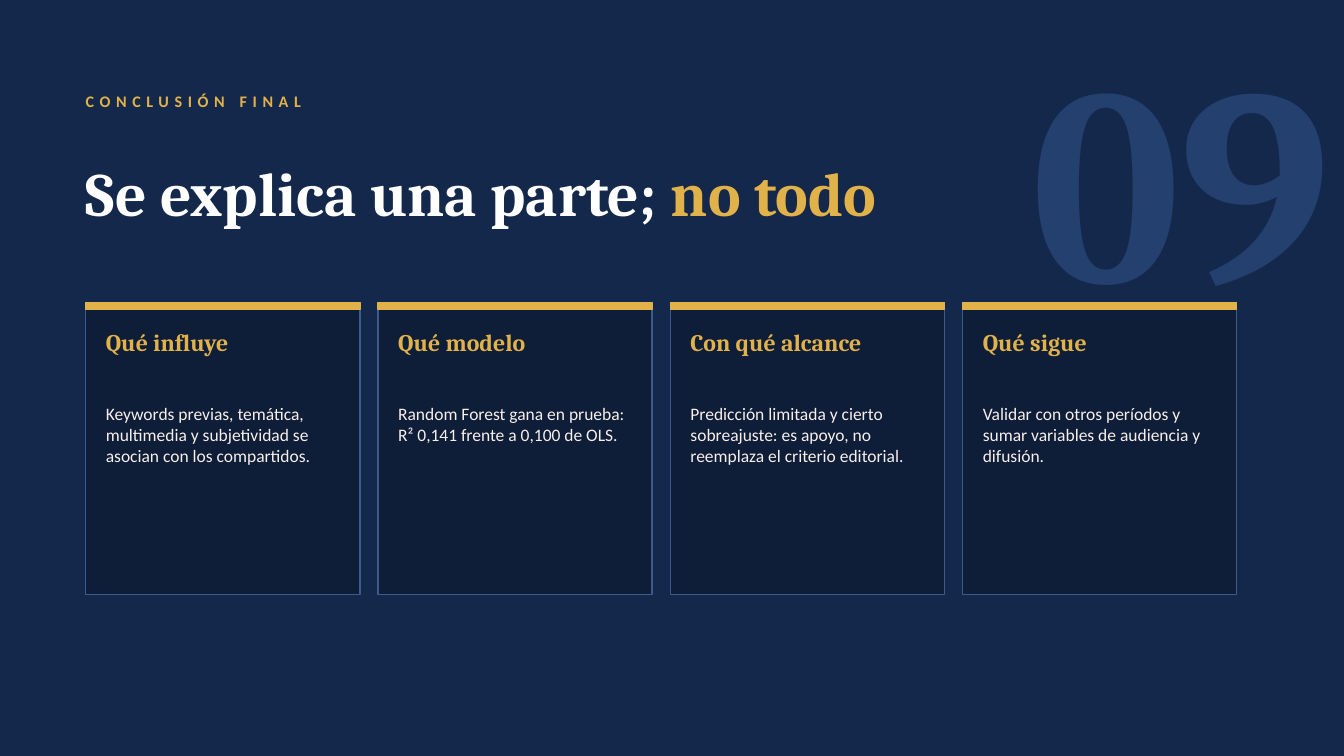
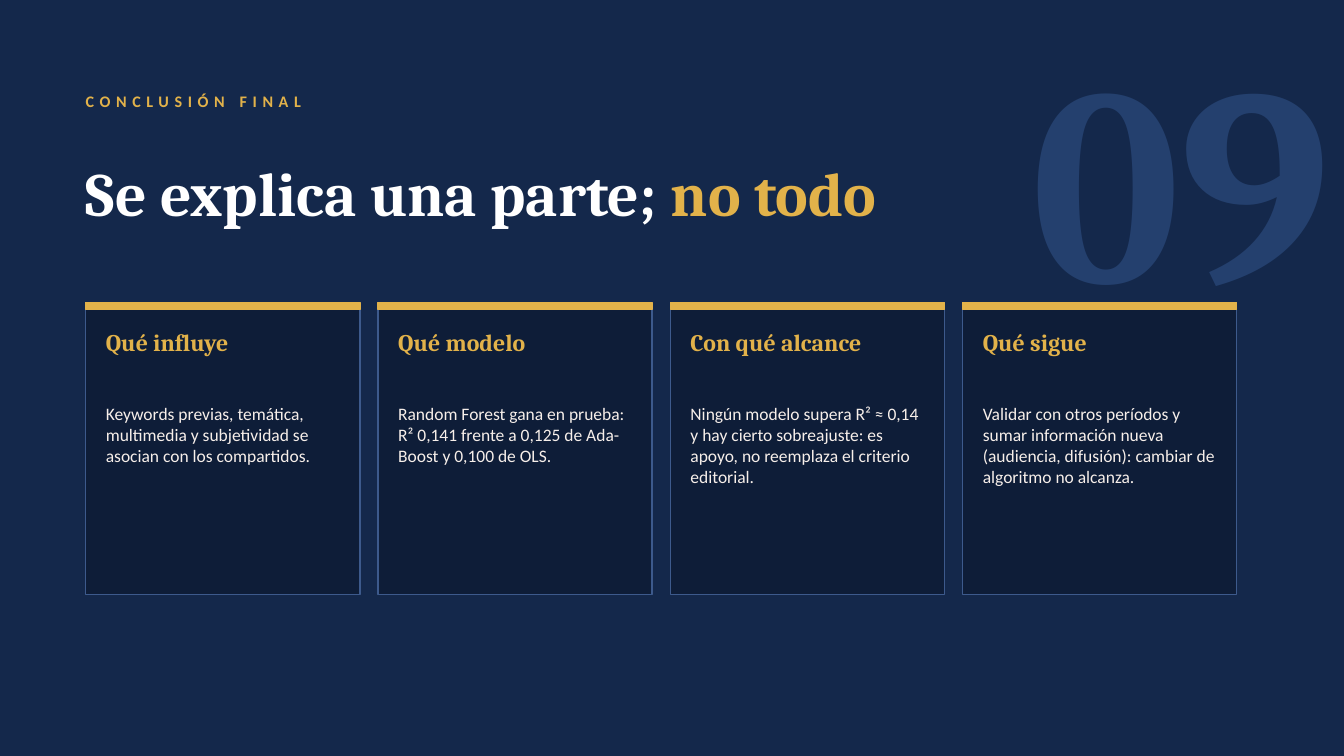
Before and after one commit to gleo1973/tp-metodos-predictivos-2c2026, a slide deck: slide 31 of Presentacion_TP_Completa.pptx (slide 29 before the commit). Drawn at 1344x756 pixels with LibreOffice and Linux fonts; fonts in the diff are those of the drawing. Boxes give left, top, right and bottom in pixels: in the first picture for what was removed or moved away, otherwise in the second. Text is boxed around its words. In the diff, an @@ line names an element or a change of style, - is before the commit and + after.

Commit message:
docs: se agrego Adda Boost

```diff
--- a/Presentacion_TP_Completa.pptx
+++ b/Presentacion_TP_Completa.pptx
@@ text at box(398, 408, 624, 465): text changed @@
-Random Forest gana en prueba: R² 0,141 frente a 0,100 de OLS.
+Random Forest gana en prueba: R² 0,141 frente a 0,125 de Ada-Boost y 0,100 de OLS.
@@ text at box(690, 406, 919, 483): text changed @@
-Predicción limitada y cierto sobreajuste: es apoyo, no reemplaza el criterio editorial.
+Ningún modelo supera R² ≈ 0,14 y hay cierto sobreajuste: es apoyo, no reemplaza el criterio editorial.
@@ text at box(983, 408, 1215, 486): text changed @@
-Validar con otros períodos y sumar variables de audiencia y difusión.
+Validar con otros períodos y sumar información nueva (audiencia, difusión): cambiar de algoritmo no alcanza.
```
Also in this commit, not shown: 6 other slides changed, 2 slides added, 1 other file.
